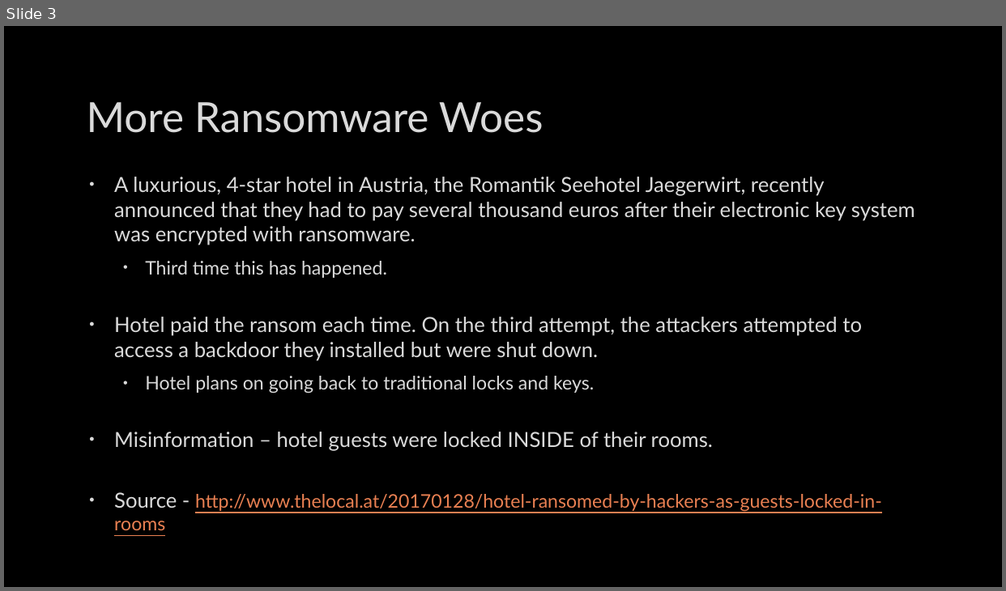
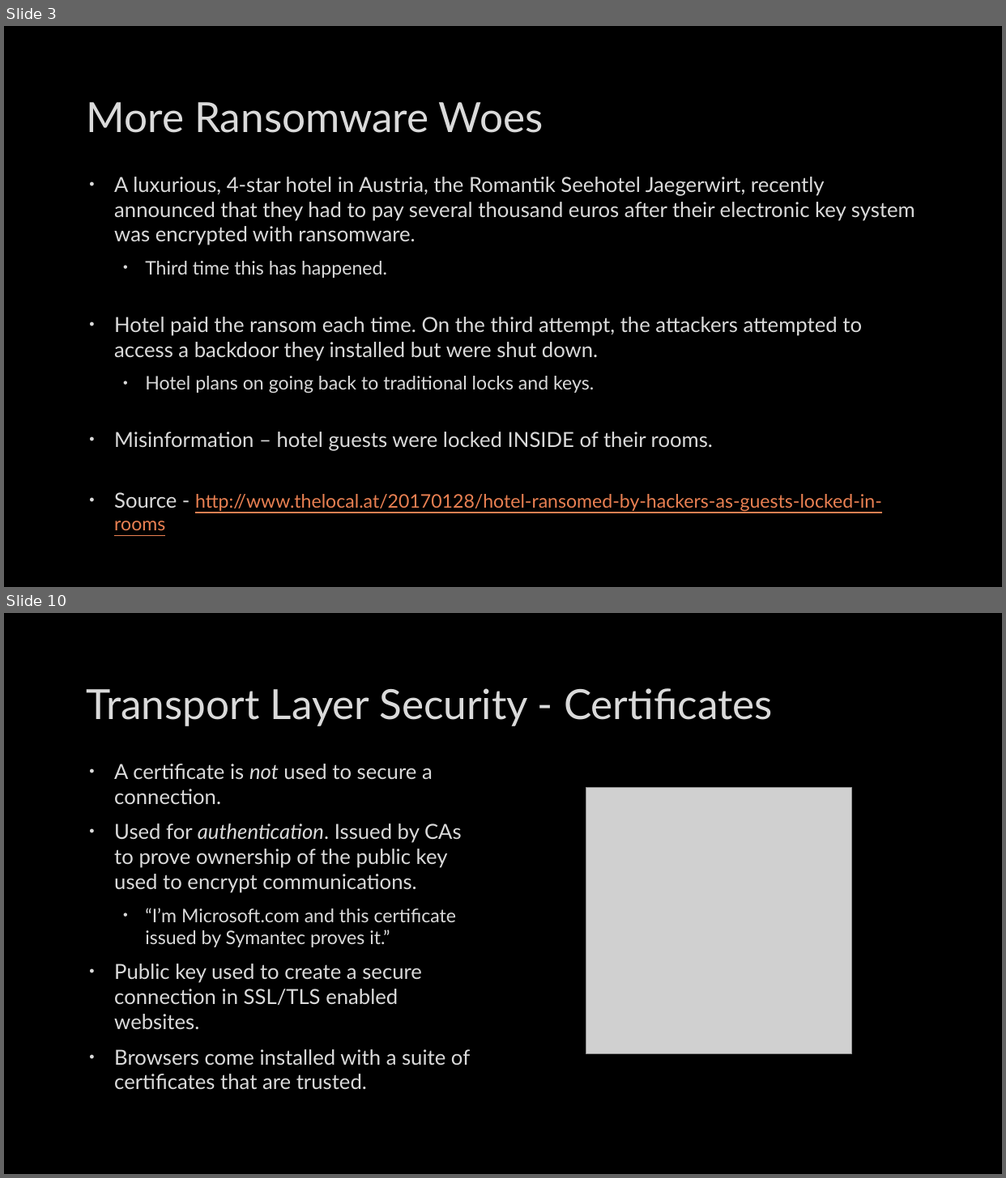
Before and after one commit to mbaccia514/SIG-Security, a slide deck: meetings/2017-02-07/2017-02-07.pptx. Shown one above the other, each under a label of ours: slide 3 before the commit, slides 3 and 10 after it; the slides between them are not shown. The pictures are 1006x591 and 1006x1178 pixels, drawn with LibreOffice and Linux fonts; fonts in the diff are those of the drawing; grey boxes stand for pictures; background and template pictures are left out. Boxes give left, top, right and bottom in pixels: in the first picture for what was removed or moved away, otherwise in the second. Text is boxed around its words. In the diff, an @@ line names an element or a change of style, - is before the commit and + after.

```diff
--- a/meetings/2017-02-07/2017-02-07.pptx
+++ b/meetings/2017-02-07/2017-02-07.pptx
@@ slide 10 added at box(4, 613, 1002, 1174), background picture (left out) @@
@@ title added at box(87, 688, 773, 726), 40 pt, text #DADADA @@
+Transport Layer Security - Certificates
@@ text added at box(114, 764, 470, 1089), 20 pt, text #DADADA @@
+• A certificate is not used to secure a connection.
+• Used for authentication. Issued by CAs to prove ownership of the public key used to encrypt communications.
+  • “I’m Microsoft.com and this certificate issued by Symantec proves it.”
+• Public key used to create a secure connection in SSL/TLS enabled websites.
+• Browsers come installed with a suite of certificates that are trusted.
@@ picture added at box(586, 788, 853, 1054) @@
```
Also in this commit, not shown: 2 slides changed, 17 other slides added, 3 slides removed.
